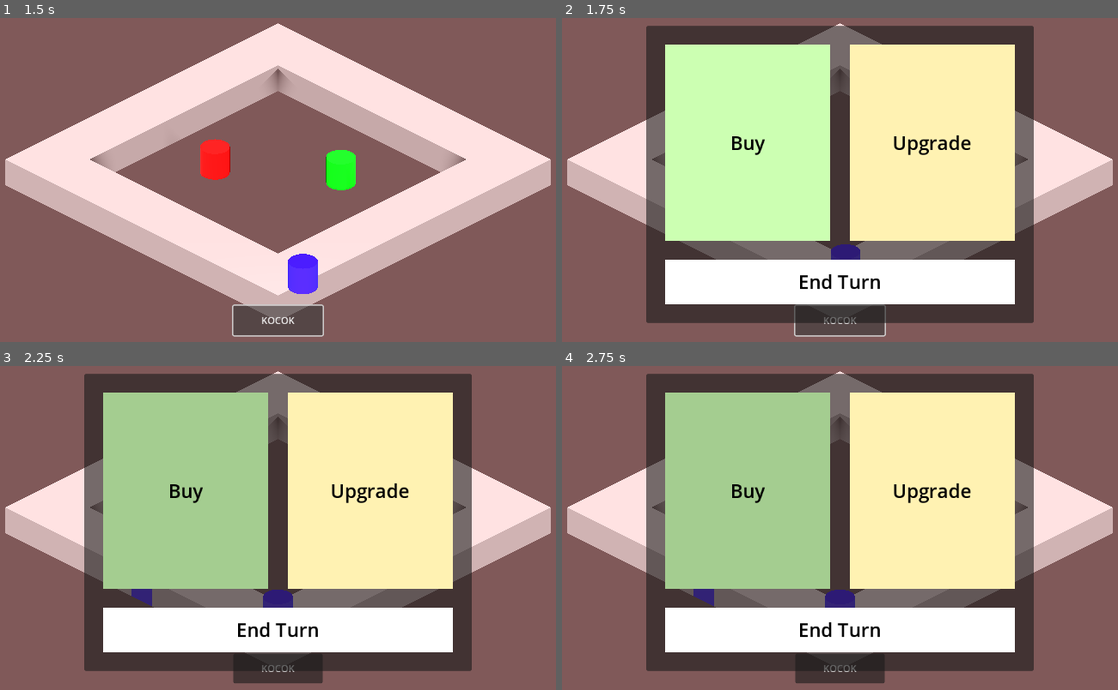
Above: before the commit, frames 1-4 (two rows, left to right).
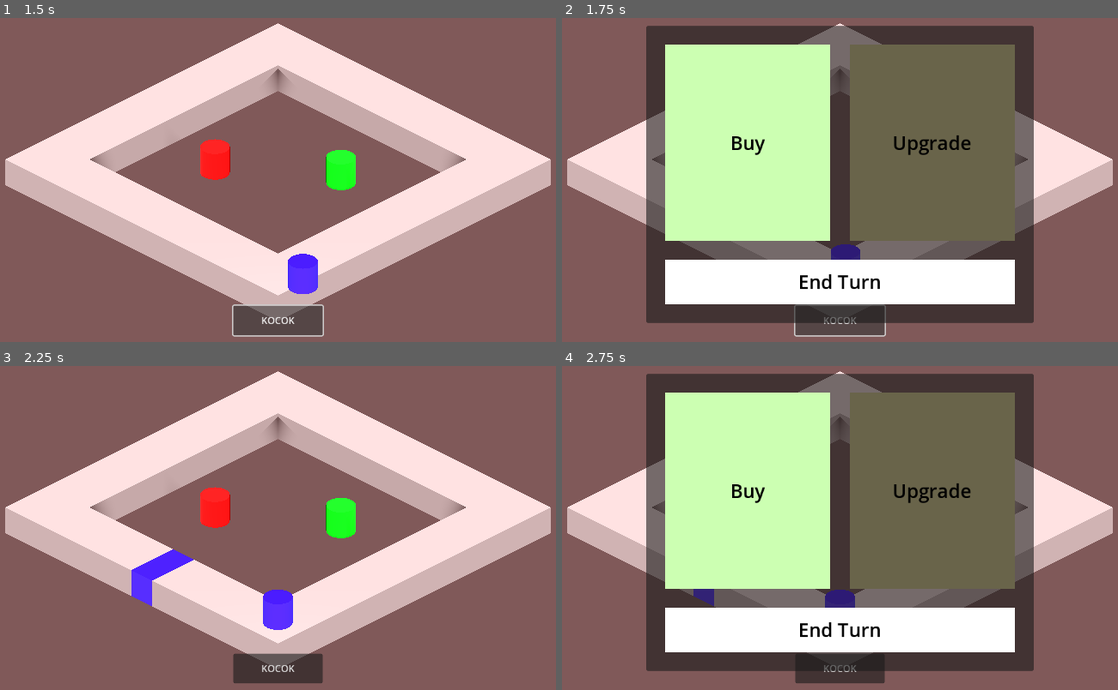
Above: after the commit, the same moments.

Repository: Cicadeuhum/monopoly-kocak
Game: Godot game, scene res://scenes/level_abby.tscn
Two runs of this game, one before a commit and one after it. Both use one fixed random seed, a clock stepped at 60 frames per second and the inputs below.
Inputs (mouse positions are in pixels of both pictures, inside the frame that each line leads up to):
- Up to frame 1 (1.5 s): click "KOCOK" at 0.5 s; click "KOCOK" at 1.25 s
- Up to frame 2 (1.75 s): no input
- Up to frame 3 (2.25 s): click (183, 492) at 2 s
- Up to frame 4 (2.75 s): no input

Frame 1 is identical in both runs. In frame 2, 18% of the frame differs, in the area x 51-82%, y 8-69%; in frame 3, 63%, in the area x 15-85%, y 2-95%; in frame 4, 36%.
Error after the commit: Invalid access to property or key 'master' on a base object of type 'Nil'. (res://scripts/ui/menu_tile.gd:19)

Commit message:
Fix end turn

Diff:
--- a/scripts/mechanics/pawn.gd
+++ b/scripts/mechanics/pawn.gd
@@ -56,8 +56,8 @@
 	if target >= GameMaster.tiles.size():
 		target = target % GameMaster.tiles.size()
 	await move_to_tile(target)
-	GameMaster.get_tile(tile_index).set_master(self)
-	%"Menu Tile".visible = true
+	#GameMaster.get_tile(tile_index).set_master(self)
+	%"Menu Tile".set_enable(true)
 	#turn_complete.emit(index)
 
 func start_turn() -> void:
--- a/scripts/mechanics/tile.gd
+++ b/scripts/mechanics/tile.gd
@@ -9,11 +9,8 @@
 
 func set_master(value : Pawn) -> void:
 	master = value
-	#change_color(master.color)
-
-func change_color(value : Color) -> void:
 	var sm = StandardMaterial3D.new()
-	sm.albedo_color = value
+	sm.albedo_color = value.color
 	var new_mesh = mesh.mesh.duplicate()
 	new_mesh.surface_set_material(0, sm)
 	mesh.mesh = new_mesh
--- a/scripts/ui/menu_tile.gd
+++ b/scripts/ui/menu_tile.gd
@@ -1,19 +1,40 @@
-extends Panel
+extends  Panel
+class_name MenuTile
+
+@onready var button_buy: Button = $"MarginContainer/VBoxContainer/HBoxContainer/Panel Buy/Button Buy"
+@onready var button_upgrade: Button = $"MarginContainer/VBoxContainer/HBoxContainer/Panel Upgrade/Button Upgrade"
+
+const disabled_color = 50
 
 func _ready() -> void:
 	visible = false
 
-#func enable() -> void:
-	#
+func set_enable(value : bool) -> void:
+	visible = value
+	if value == false :
+		end_player_turn()
+		return
+	var player = GameMaster.get_pawn(GameMaster.current_turn)
+	var tile = GameMaster.get_tile(player.tile_index)
+	if tile.master != player:
+		button_buy.disabled = false
+		button_upgrade.disabled = true
+	else:
+		button_buy.disabled = true
+		button_upgrade.disabled = false
+
+func end_player_turn() -> void:
+	var player = GameMaster.get_pawn(GameMaster.current_turn)
+	player.turn_complete.emit(player.index)
 
 func _on_button_buy_pressed() -> void:
 	var player = GameMaster.get_pawn(GameMaster.current_turn)
-	GameMaster.get_tile(player.tile_index).change_color(player.color)
+	GameMaster.get_tile(player.tile_index).set_master(player)
+	set_enable(false)
 
 func _on_button_upgrade_pressed() -> void:
 	print("Tambah")
 
 func _on_button_end_turn_pressed() -> void:
-	visible = false
-	var player = GameMaster.get_pawn(GameMaster.current_turn)
-	player.turn_complete.emit(player.index)
+	end_player_turn()
+	set_enable(false)
--- a/themes/theme_button.tres
+++ b/themes/theme_button.tres
@@ -1,6 +1,7 @@
 [gd_resource type="Theme" load_steps=6 format=3 uid="uid://b0ba7fy76ajr5"]
 
-[sub_resource type="StyleBoxEmpty" id="StyleBoxEmpty_q2ckq"]
+[sub_resource type="StyleBoxFlat" id="StyleBoxFlat_ld24d"]
+bg_color = Color(0, 0, 0, 0.588235)
 
 [sub_resource type="StyleBoxEmpty" id="StyleBoxEmpty_nd558"]
 
@@ -14,7 +15,7 @@
 bg_color = Color(0, 0, 0, 0.392157)
 
 [resource]
-Button/styles/disabled = SubResource("StyleBoxEmpty_q2ckq")
+Button/styles/disabled = SubResource("StyleBoxFlat_ld24d")
 Button/styles/focus = SubResource("StyleBoxEmpty_nd558")
 Button/styles/hover = SubResource("StyleBoxFlat_2p8s1")
 Button/styles/normal = SubResource("StyleBoxFlat_w4k17")
